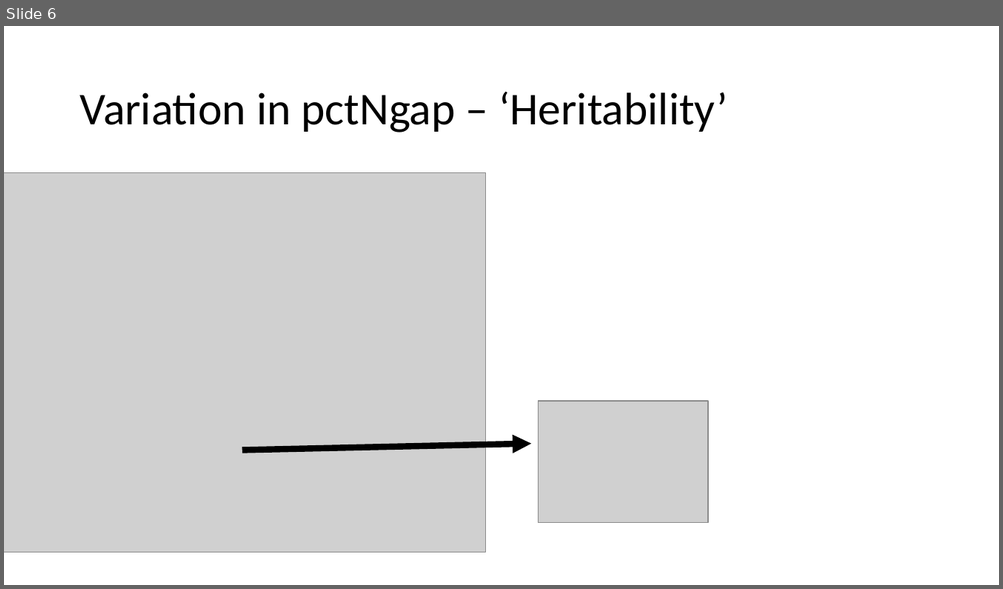
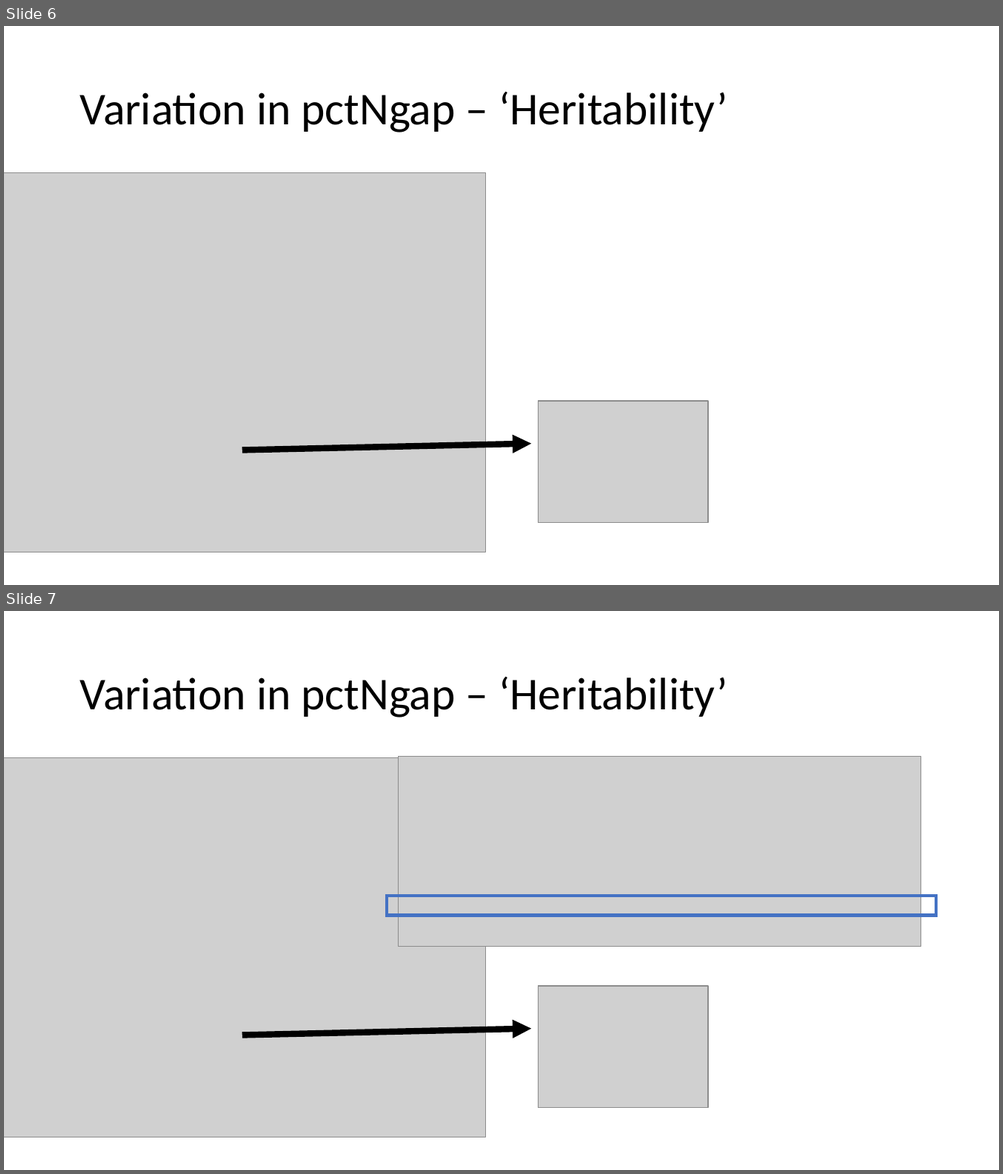
Before and after one commit to vanichols/ghproj_ccgap, a slide deck: talks/2021-03-24-Mike-Sot-mtg.pptx. Shown one above the other, each under a label of ours: slide 6 before the commit, slides 6 and 7 after it. The pictures are 1003x589 and 1003x1174 pixels, drawn with LibreOffice and Linux fonts; fonts in the diff are those of the drawing; grey boxes stand for pictures. Boxes give left, top, right and bottom in pixels: in the first picture for what was removed or moved away, otherwise in the second. Text is boxed around its words. In the diff, an @@ line names an element or a change of style, - is before the commit and + after.

```diff
--- a/talks/2021-03-24-Mike-Sot-mtg.pptx
+++ b/talks/2021-03-24-Mike-Sot-mtg.pptx
@@ slide 7 added at (4, 611, 999, 1170), background #FFFFFF @@
@@ title added at (79, 676, 728, 718), 44 pt, text #000000 @@
+Variation in pctNgap – ‘Heritability’
@@ picture added at (4, 758, 485, 1138) @@
@@ picture added at (398, 757, 921, 947) @@
@@ rectangle added at (387, 896, 936, 916), outline #4472C4 3 pt @@
@@ picture added at (538, 986, 708, 1109) @@
@@ arrow added from (242, 1036) to (532, 1029), #000000 6 pt @@
```
Also in this commit, not shown: 1 slide changed, 1 other file.
